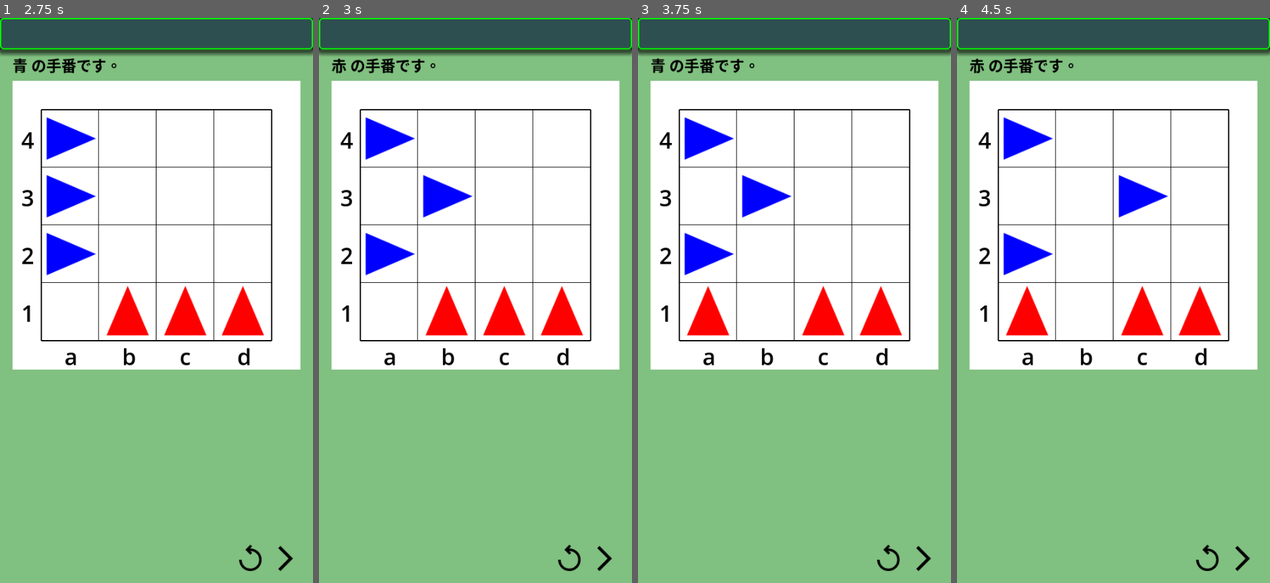
Above: before the commit, frames 1-4 (left to right).
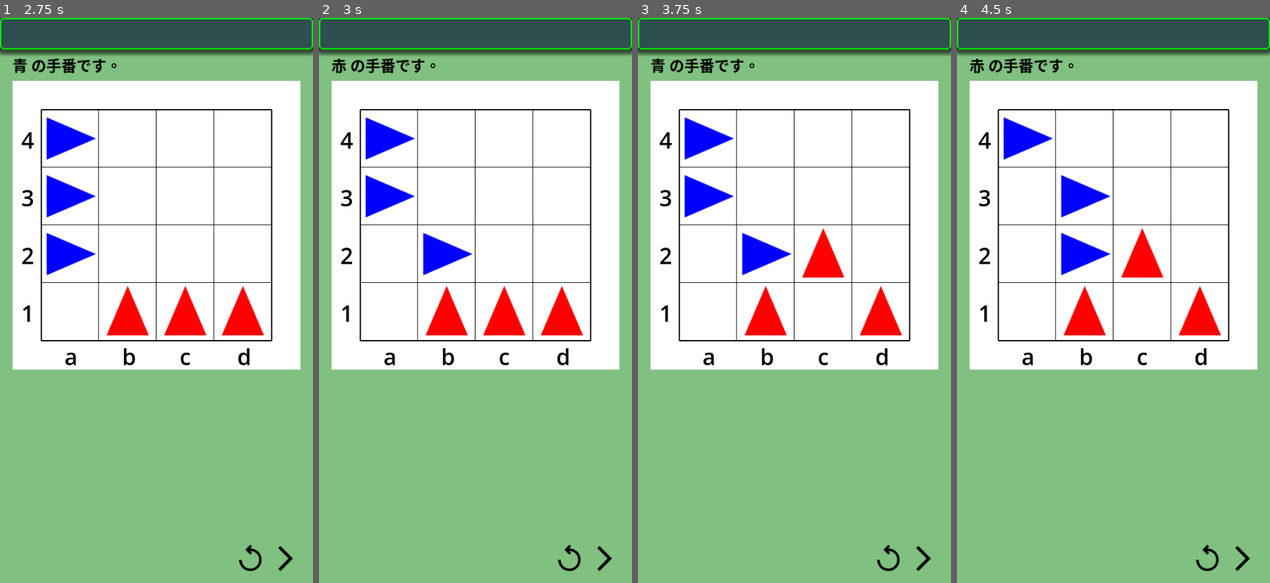
Above: after the commit, the same moments.

Repository: vivisuke/DodgemGame
Game: Godot game, scene res://main.tscn
The game is run twice, just before and just after one commit, with the same random seed, the same clock (stepped at 60 frames per second) and the same inputs.
Inputs (mouse positions are in pixels of both pictures, inside the frame that each line leads up to):
- Up to frame 1 (2.75 s): click (250, 560) at 0.5 s; click (250, 560) at 1.25 s; click (250, 560) at 2 s
- Up to frame 2 (3 s): click (603, 560) at 2.75 s
- Up to frame 3 (3.75 s): click (922, 560) at 3.5 s
- Up to frame 4 (4.5 s): click (1241, 560) at 4.25 s

Frame 1 is identical in both runs. In frame 2, 2.6% of the frame differs, in the area x 14-50%, y 27-46%; in frame 3, 5.1%, in the area x 14-66%, y 27-57%; in frame 4, 5.1%.

Commit message:
0031 ◎ C 01/13 01/13 0.001│問題│4x4 サイズ：勝敗判定不正

Diff:
--- a/dodgemgame/scripts/Board.gd
+++ b/dodgemgame/scripts/Board.gd
@@ -37,13 +37,16 @@
 	for i in range(1, m_bd_size):
 		m_cells[0][i] = i	#RED_CAR
 		m_cells[i][0] = -i	#BLUE_CAR
-	m_red_cars.resize(2)
-	m_red_cars[0] = Vector2(1, 0)
-	m_red_cars[1] = Vector2(2, 0)
+	m_red_cars.resize(m_bd_size-1)
+	m_blue_cars.resize(m_bd_size-1)
+	for i in range(m_bd_size-1):
+		m_red_cars[i] = Vector2(i+1, 0)
+		m_blue_cars[i] = Vector2(0, i+1)
+	#m_red_cars[0] = Vector2(1, 0)
+	#m_red_cars[1] = Vector2(2, 0)
 	m_n_red = m_bd_size - 1
-	m_blue_cars.resize(2)
-	m_blue_cars[0] = Vector2(0, 1)
-	m_blue_cars[1] = Vector2(0, 2)
+	#m_blue_cars[0] = Vector2(0, 1)
+	#m_blue_cars[1] = Vector2(0, 2)
 	m_n_blue = m_bd_size - 1
 func print():
 	for v in range(m_bd_size-1, -1, -1):
Not shown, changed: DodgemGame.spr
